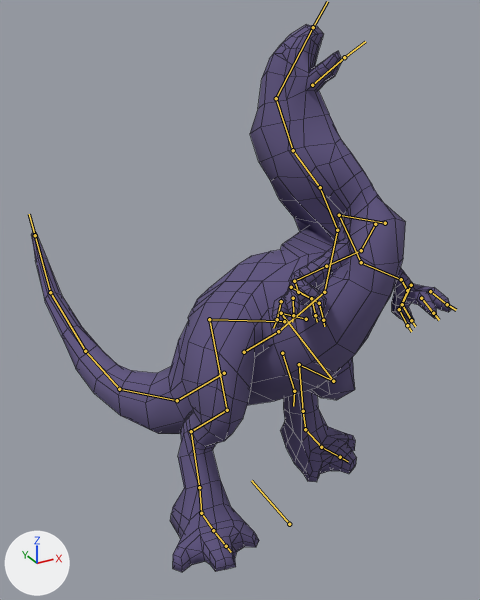
The Blender file rigs/kaiju/animation-kaiju-hit.blend: old version first, new version second.
One viewpoint serves both versions: a camera (50 mm lens) standing at (-1.45, -2.13, 2.33) and looking at (0.27, 1.01, 0.76). The lights are fixed; the arrows at lower left show +X, +Y and +Z. Both versions are drawn at frame 11 of the action 'Hit'; the numbers are the values there. The bones that bend it are drawn over the model as lines. Mesh edges are drawn as thin lines.

In view in the first picture: 'Dinosaur'.
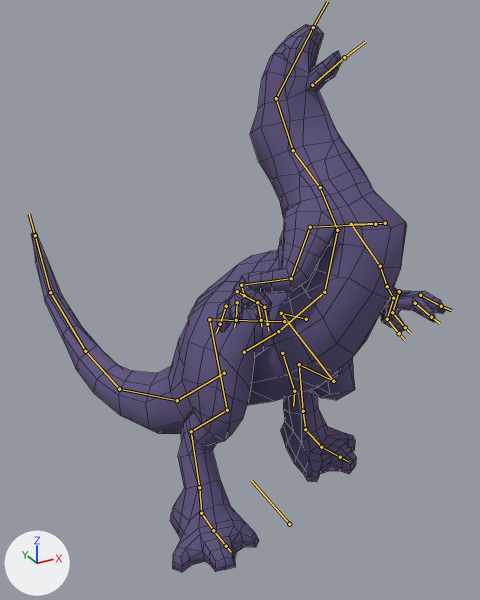
What the commit changed:
Bone 'CTRL_Arm_L' (bone_ctrl_arm_l) moves from (0.295, 0.119, -0.204) to (0.247, 0.24, -0.197).
Bone 'CTRL_Arm_L' (bone_ctrl_arm_l) turns from (10, -11, -89) to (8, -12, -74) degrees about its own x, y and z.
Bone 'DRV_Front_Leg_Upper_L.002' (bone_drv_front_leg_upper_l_002) moves from (0.118, 0.706, 0.061) to (0.545, 0.937, 0.52).
Bone 'CTRL_Arm_R' (bone_ctrl_arm_r) moves from (-0.292, 0.402, -0.14) to (-0.439, 0.432, -0.132).
Bone 'DRV_Front_Leg_Upper_R.002' (bone_drv_front_leg_upper_r_002) moves from (0.456, -0.029, 0.472) to (0.324, 0.376, 0.018).
Bone 'DRV_Front_Leg_Shoulder_L.001' (bone_drv_front_leg_shoulder_l_001) turns from (10, -19, 12) to (0, 0, 0) degrees about its own x, y and z.
Bone 'DRV_Front_Leg_Shoulder_R.001' (bone_drv_front_leg_shoulder_r_001) turns from (-27, -1, -81) to (0, 0, 0) degrees about its own x, y and z.

Location of each change, (x1, y1, x2, y2) in pixels of the pictures (480 x 600 px):
'Dinosaur', posed
    before: (31, 24, 451, 572)
    after: (31, 24, 445, 572)
